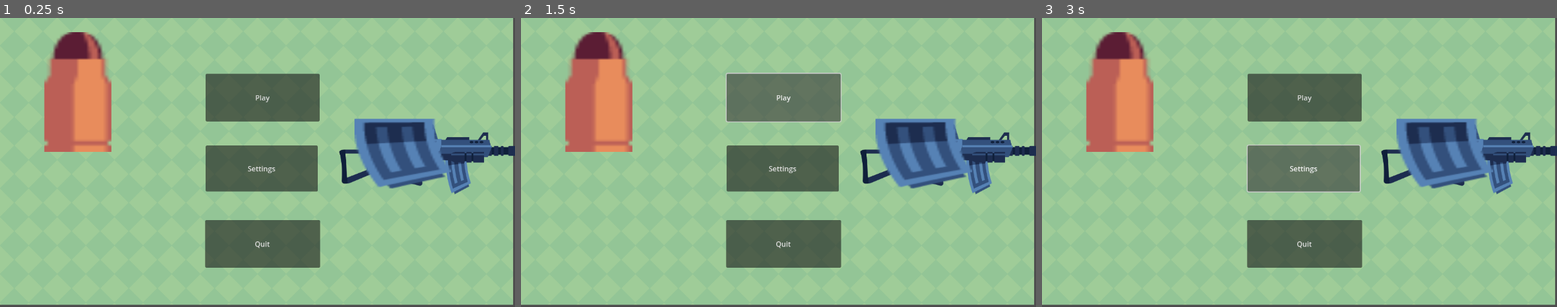
Above: before the commit, frames 1-3 (left to right).
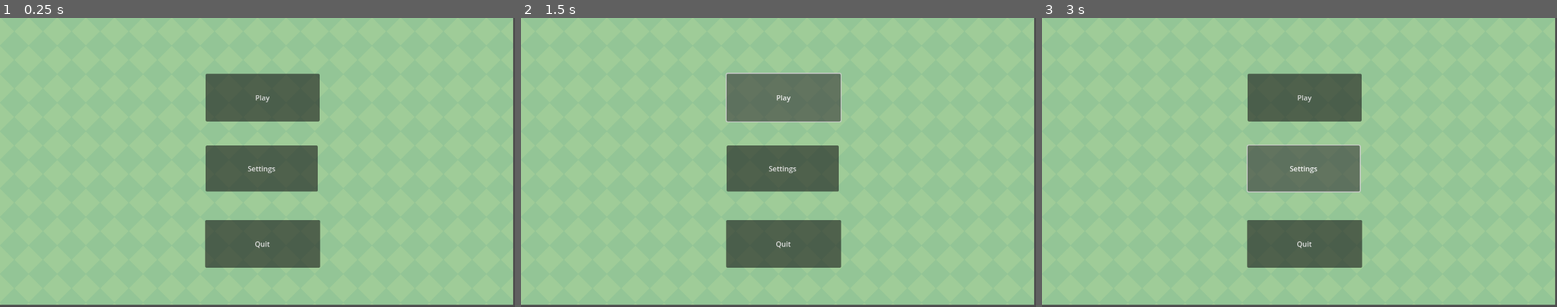
Above: after the commit, the same moments.

Repository: Ignacy2408/2d-Shooter
Game: Godot game, scene res://main.tscn
The game is run twice, just before and just after one commit, with the same random seed, the same clock (stepped at 60 frames per second) and the same inputs.
Inputs:
- Up to frame 1 (0.25 s): no input
- Up to frame 2 (1.5 s): click "Play" at 0.5 s; click "Play" at 1.25 s
- Up to frame 3 (3 s): click "Play" at 2 s; click "Settings" at 2.75 s

The runs differ from the first frame. In frame 1, 10% of the frame differs, in the area x 8-100%, y 4-62%; in frame 2, 10%; in frame 3, 10%.

Commit message:
menu

Diff:
--- a/main.tscn
+++ b/main.tscn
@@ -1,9 +1,6 @@
-[gd_scene load_steps=5 format=3 uid="uid://dmswjmrkgrc7j"]
+[gd_scene load_steps=2 format=3 uid="uid://dmswjmrkgrc7j"]
 
 [ext_resource type="Texture2D" uid="uid://7mwuqbi3ykln" path="res://Free/Background/Green.png" id="1_td344"]
-[ext_resource type="Texture2D" uid="uid://c341fhqfs4aa8" path="res://guns_gameassets/PNG/medium_bullet.png" id="2_7p7ro"]
-[ext_resource type="Texture2D" uid="uid://cnxt3tg44ic0j" path="res://guns_gameassets/PNG higher resolution (@2x)/smg2.png" id="3_eqetl"]
-[ext_resource type="Texture2D" uid="uid://cvh7opx1rpxu1" path="res://guns_gameassets/PNG/magazine2.png" id="4_f5uoe"]
 
 [node name="main" type="Node2D"]
 
@@ -51,18 +48,3 @@
 "
 icon_alignment = 1
 expand_icon = true
-
-[node name="MediumBullet" type="Sprite2D" parent="."]
-position = Vector2(174, 166)
-scale = Vector2(7.5, 4.62069)
-texture = ExtResource("2_7p7ro")
-
-[node name="Smg2" type="Sprite2D" parent="."]
-position = Vector2(963, 316)
-scale = Vector2(0.616314, 0.658333)
-texture = ExtResource("3_eqetl")
-
-[node name="Magazine2" type="Sprite2D" parent="."]
-position = Vector2(901, 304)
-scale = Vector2(4.60638, 2.03247)
-texture = ExtResource("4_f5uoe")
